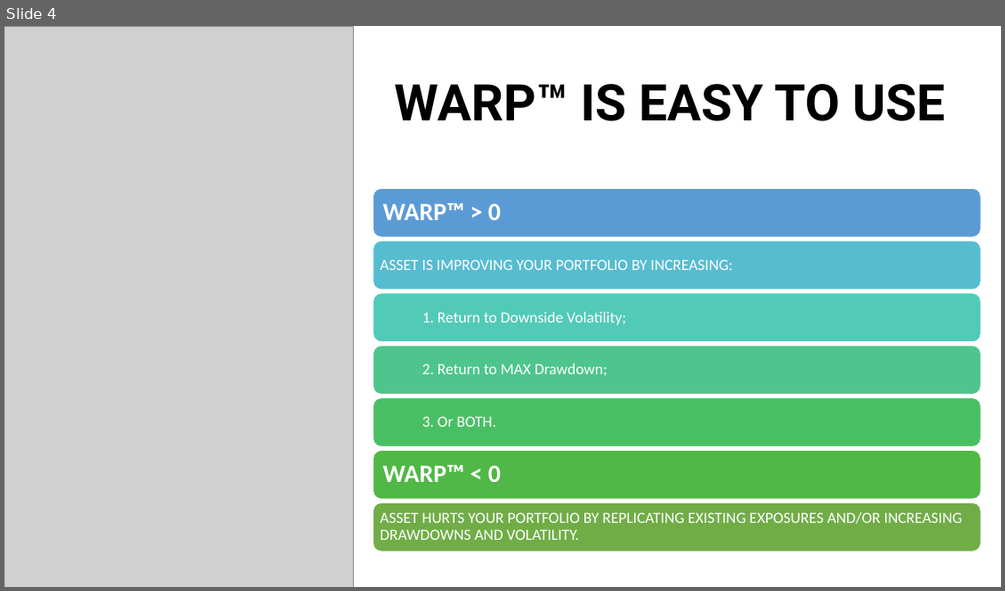
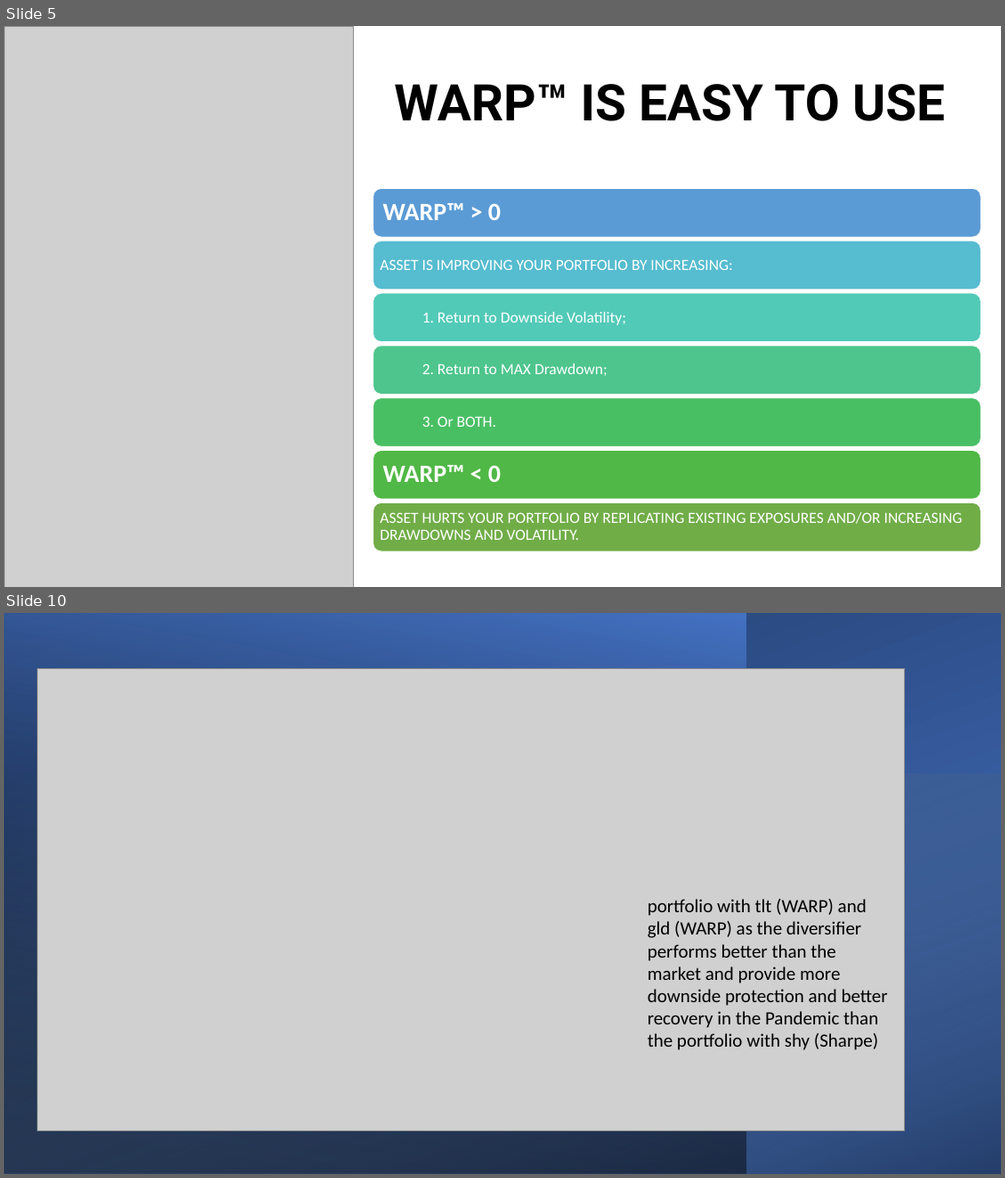
Before and after one commit to sangramsinghg/portfolio_diversifier, a slide deck: Portfolio_Diversifier.pptx. Shown one above the other, each under a label of ours: slide 4 before the commit, slides 5 and 10 after it; the slides between them are not shown. The pictures are 1005x591 and 1005x1178 pixels, drawn with LibreOffice and Linux fonts; fonts in the diff are those of the drawing; grey boxes stand for pictures. Boxes give left, top, right and bottom in pixels: in the first picture for what was removed or moved away, otherwise in the second. Text is boxed around its words. In the diff, an @@ line names an element or a change of style, - is before the commit and + after.

```diff
--- a/Portfolio_Diversifier.pptx
+++ b/Portfolio_Diversifier.pptx
@@ slide 10 added at [4, 613, 1001, 1174], background #FFFFFF @@
@@ rectangle added at [4, 613, 1001, 1174], fill gradient #4472C4 to #203864 @@
@@ rectangle added at [4, 613, 745, 1174], fill gradient #000000 to #4472C4 @@
@@ picture added at [37, 668, 905, 1130] @@
@@ rectangle added at [4, 774, 1001, 1174], fill gradient #9DC3E6 to #000000 @@
@@ text added at [647, 899, 888, 1050], 18 pt, text #000000 @@
+portfolio with tlt (WARP) and gld (WARP) as the diversifier performs better than the market and provide more downside protection and better recovery in the Pandemic than the portfolio with shy (Sharpe)
@@ what was slide 4 is now slide 5 @@
```
Also in this commit, not shown: 4 slides changed, 4 other slides added, 4 slides removed, 1 other file.
